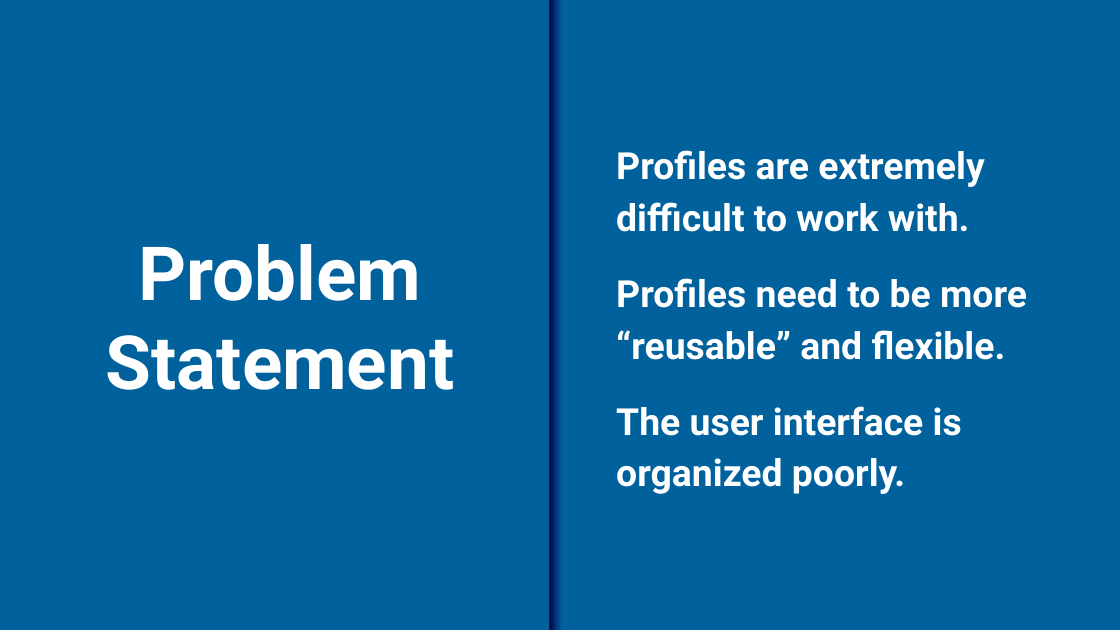
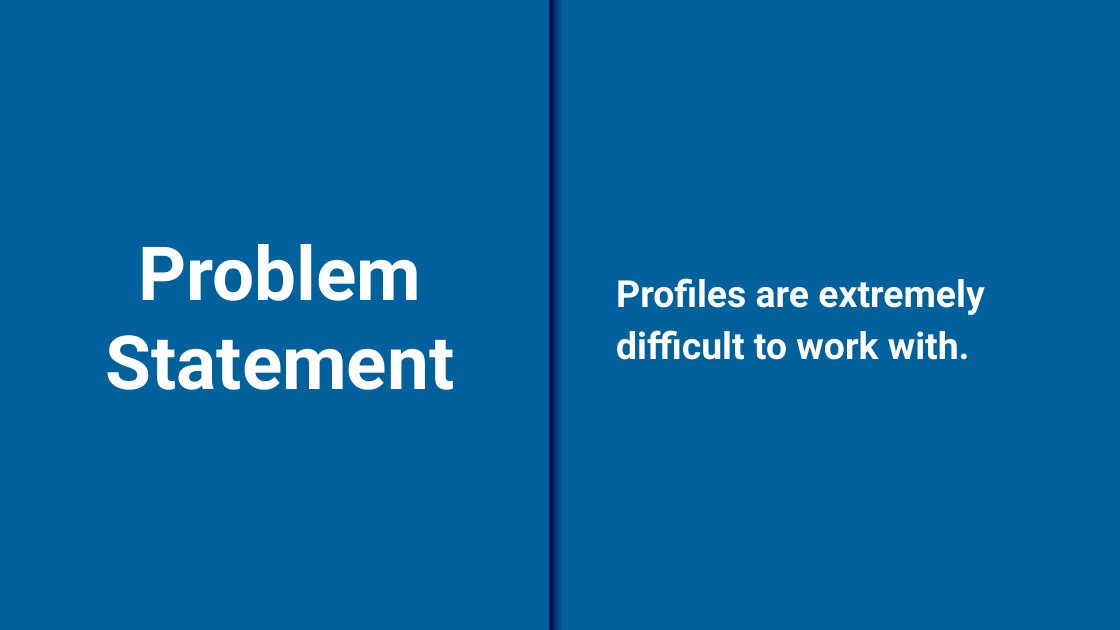
Before and after one commit to lendres/Cura-UI-Example, a slide deck: slide 5 of Documentation and Notes/Cura Profiles.pptx. Drawn at 1120x630 pixels with LibreOffice and Linux fonts; fonts in the diff are those of the drawing; background and template pictures are left out. Boxes give left, top, right and bottom in pixels: in the first picture for what was removed or moved away, otherwise in the second. Text is boxed around its words. In the diff, an @@ line names an element or a change of style, - is before the commit and + after.

```diff
--- a/Documentation and Notes/Cura Profiles.pptx
+++ b/Documentation and Notes/Cura Profiles.pptx
@@ text at bbox=[616, 278, 1027, 494]: paragraphs removed @@
-Profiles need to be more “reusable” and flexible.
-The user interface is organized poorly.
```
Also in this commit, not shown: 10 slides added, 4 slides removed, 32 other files.
